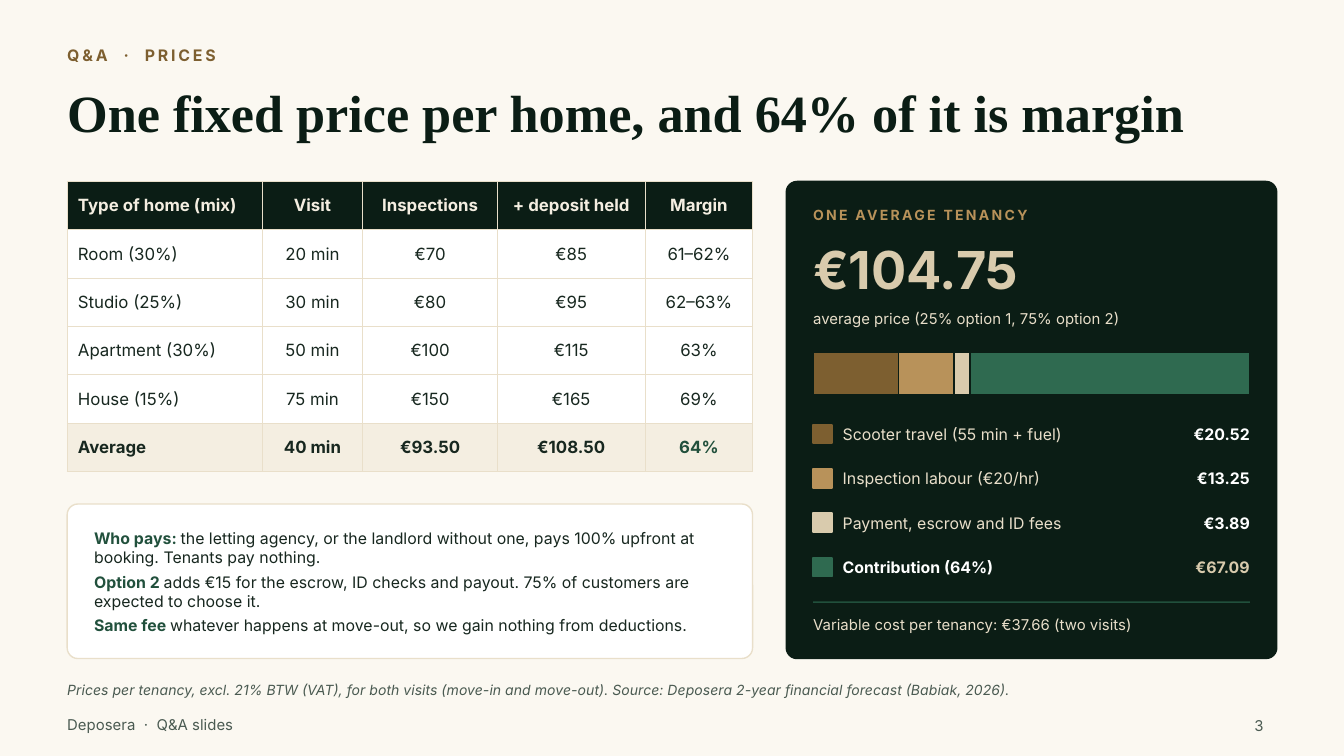
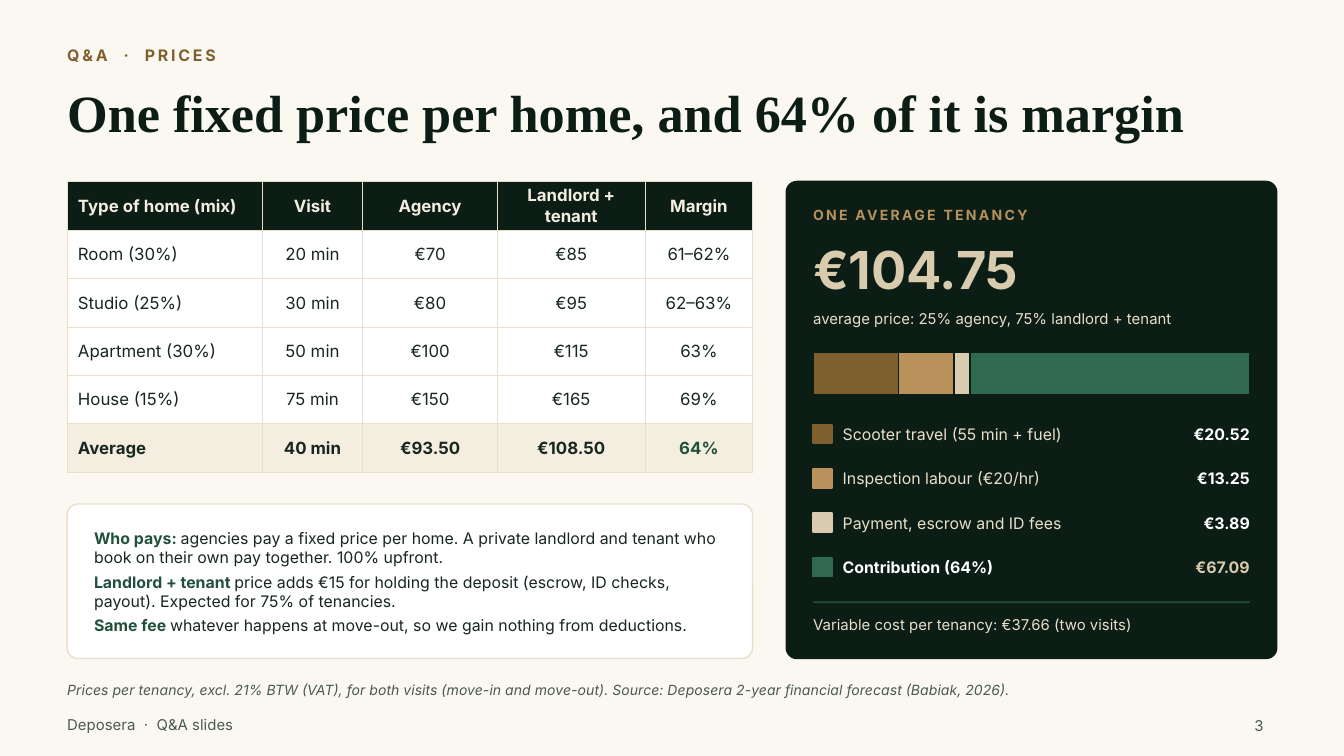
Before and after one commit to francis823/Deposera, a slide deck: slide 3 of booth/qa-slides/Deposera-QA-slides.pptx. Drawn at 1344x756 pixels with LibreOffice and Linux fonts; fonts in the diff are those of the drawing; background and template pictures are left out. Boxes give left, top, right and bottom in pixels: in the first picture for what was removed or moved away, otherwise in the second. Text is boxed around its words. In the diff, an @@ line names an element or a change of style, - is before the commit and + after.

```diff
--- a/booth/qa-slides/Deposera-QA-slides.pptx
+++ b/booth/qa-slides/Deposera-QA-slides.pptx
@@ table at (67, 181, 753, 462) @@
-row 1, column 3: Inspections
+row 1, column 3: Agency
-row 1, column 4: + deposit held
+row 1, column 4: Landlord + tenant
@@ text at (813, 313, 1171, 328): text changed @@
-average price (25% option 1, 75% option 2)
+average price: 25% agency, 75% landlord + tenant
@@ text at (94, 532, 716, 611): text changed @@
-Who pays: the letting agency, or the landlord without one, pays 100% upfront at booking. Tenants pay nothing.
-Option 2 adds €15 for the escrow, ID checks and payout. 75% of customers are expected to choose it.
+Who pays: agencies pay a fixed price per home. A private landlord and tenant who book on their own pay together. 100% upfront.
+Landlord + tenant price adds €15 for holding the deposit (escrow, ID checks, payout). Expected for 75% of tenancies.
```
Also in this commit, not shown: 1 other slide changed, 2 other files.
